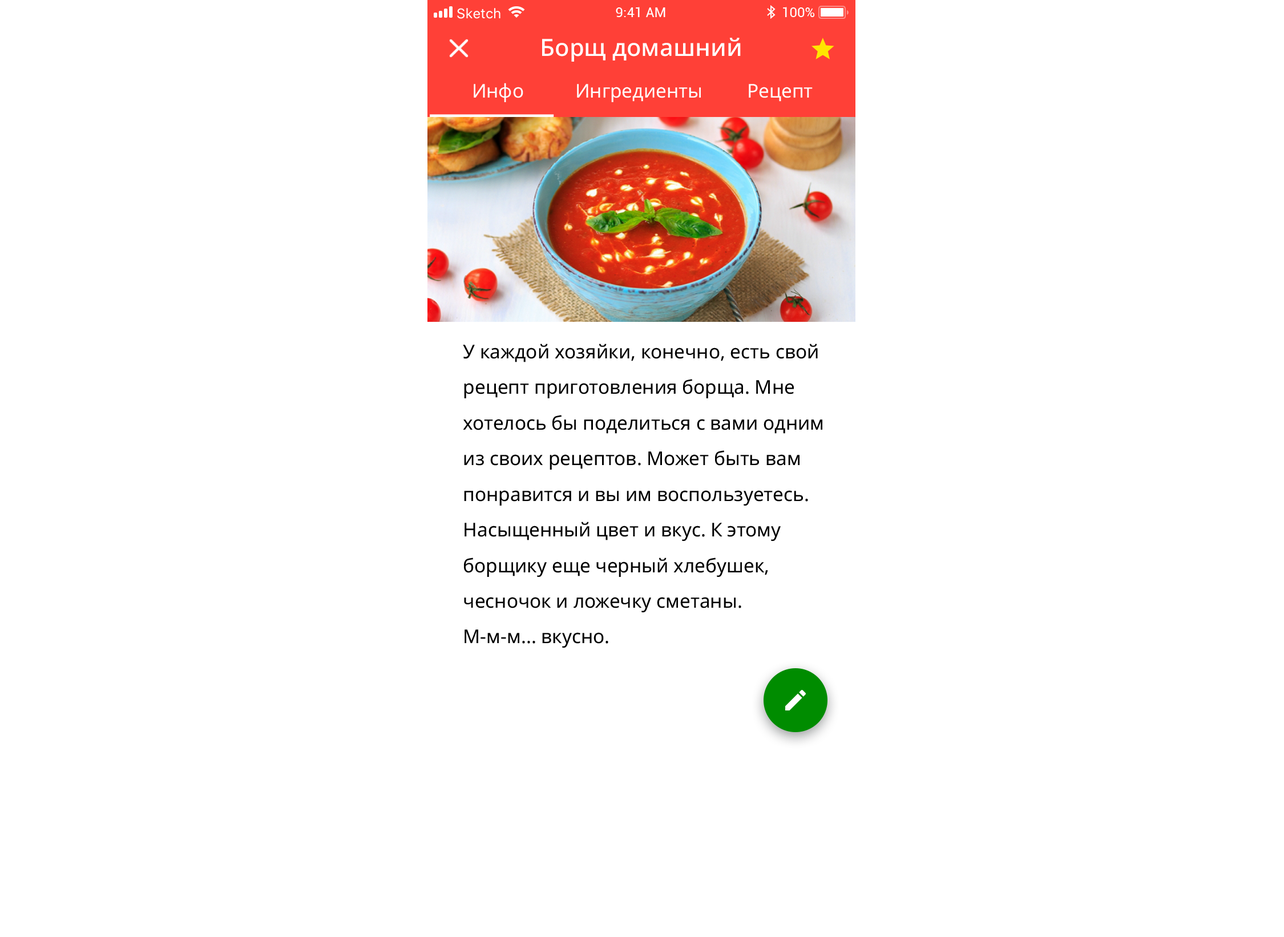
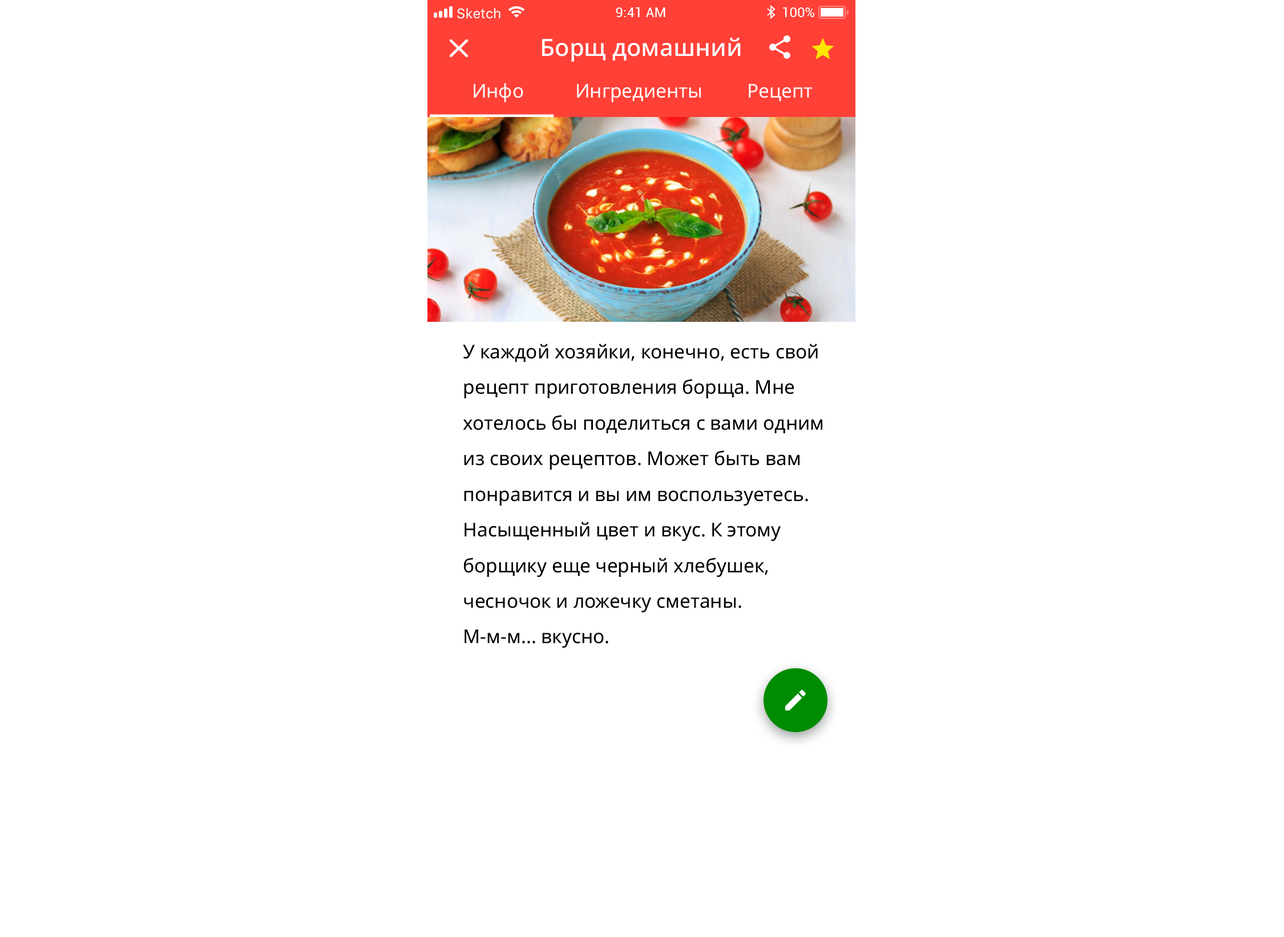
Layered file, before and after one edit (1284 x 937). Changes by layer:
added layer "-e-share" in group "smachno_info" over (769, 35, 791, 59)
